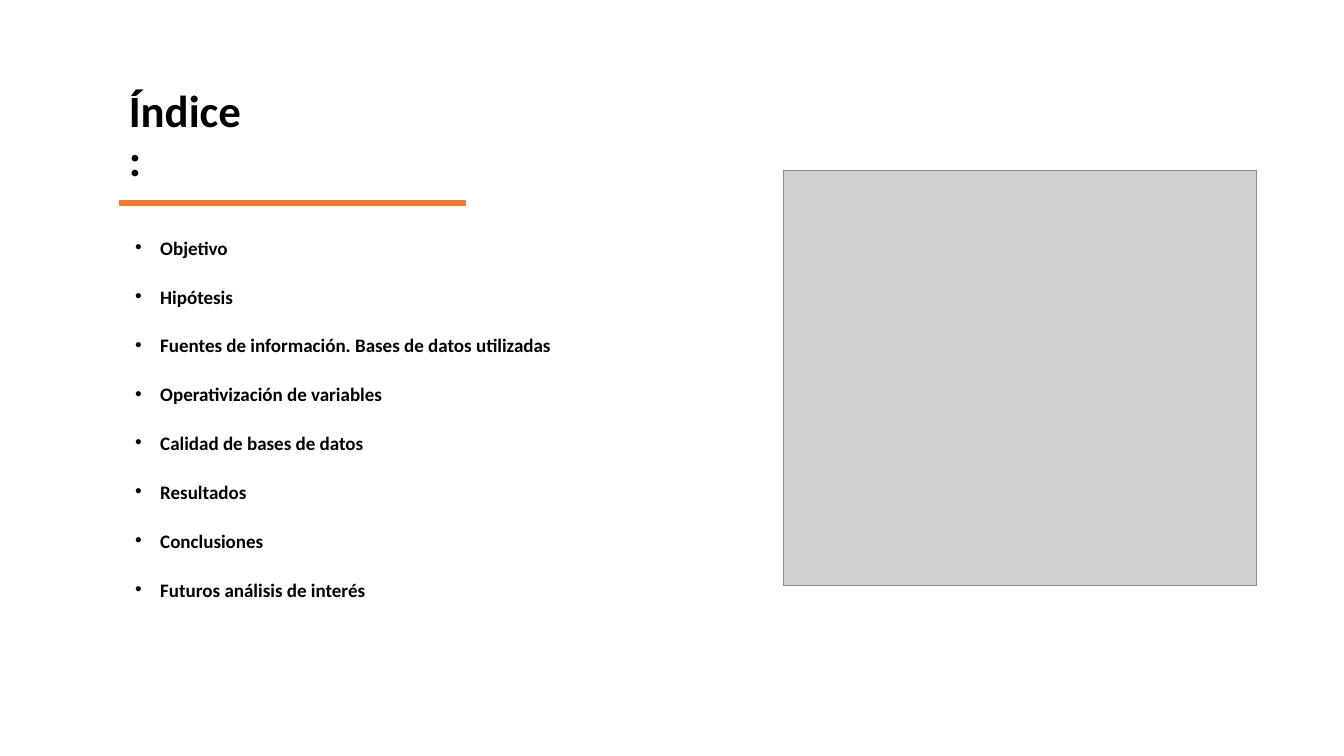
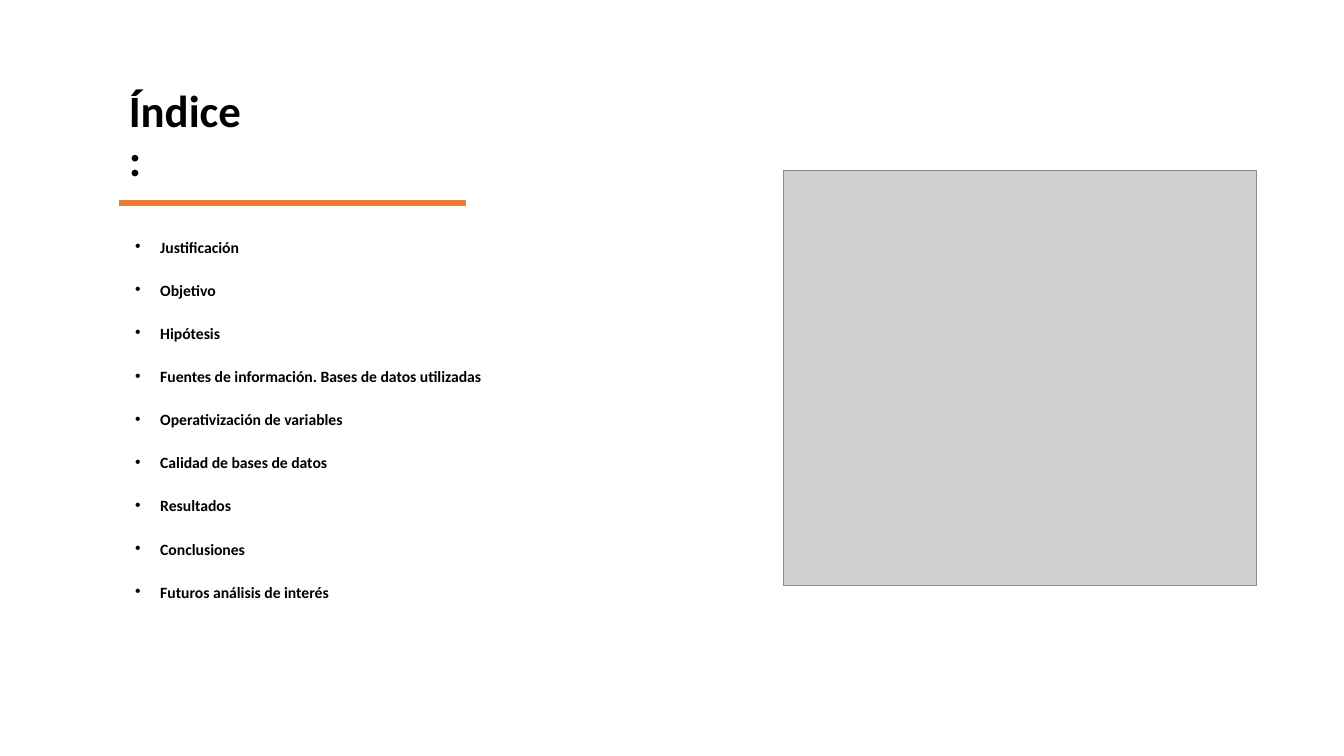
Before and after one commit to GinaGarridoCasas/Gina, a slide deck: slide 2 of TICS_SALUD_EDA/Documentation/Presentacion_EDA.pptx (slide 4 before the commit). Drawn at 1344x756 pixels with LibreOffice and Linux fonts; fonts in the diff are those of the drawing; grey boxes stand for pictures. Boxes give left, top, right and bottom in pixels: in the first picture for what was removed or moved away, otherwise in the second. Text is boxed around its words. In the diff, an @@ line names an element or a change of style, - is before the commit and + after.

```diff
--- a/TICS_SALUD_EDA/Documentation/Presentacion_EDA.pptx
+++ b/TICS_SALUD_EDA/Documentation/Presentacion_EDA.pptx
@@ text at box(160, 242, 239, 253): paragraph added @@
+• Justificación
@@ text at box(160, 285, 481, 598): size 13.6 to 11.2 pt @@
```
Also in this commit, not shown: 9 other slides changed, 5 slides added, 35 other files.
